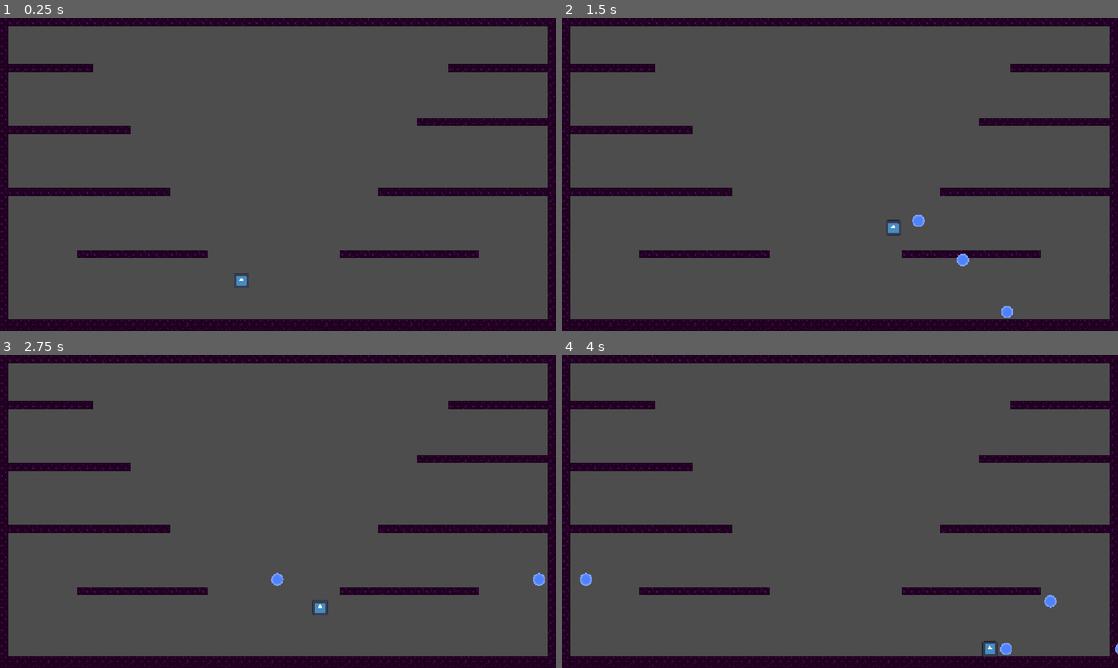
Above: before the commit, frames 1-4 (two rows, left to right).
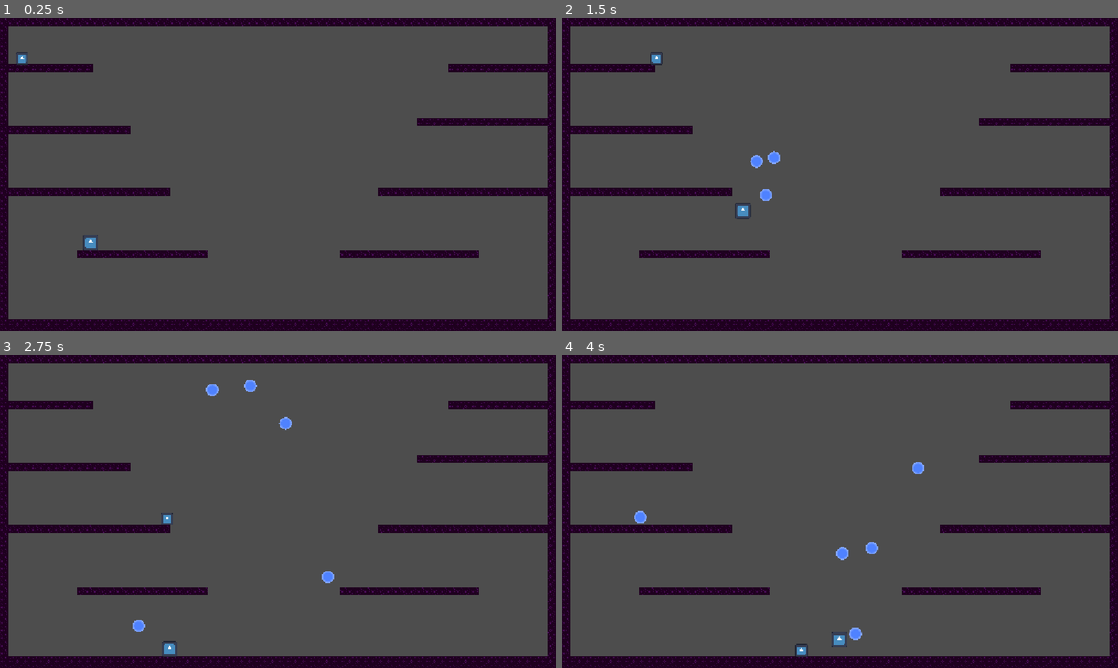
Above: after the commit, the same moments.

Repository: TitaniumTastesGood/Gedi_Practical_Exam
Game: Godot game, scene res://world.tscn
Same seed, same stepped clock (60 frames per second), same inputs: the game is played once before the commit and once after it. The engine's default icon, where the game draws it, is replaced by a stand-in: a white triangle on a blue panel in a dark square.
Inputs:
- Up to frame 1 (0.25 s): no input
- Up to frame 2 (1.5 s): hold X (shoot) 0.53-1.28 s; hold Right (right) from 0.53 s (still down); tap Z (jump) at 0.77 s; tap X (shoot) at 1.35 s
- Up to frame 3 (2.75 s): tap Z (jump) at 1.52 s; release Right (right) at 2.03 s; hold Left (left) from 2.03 s (still down); hold X (shoot) from 2.03 s (still down)
- Up to frame 4 (4 s): release Left (left) at 2.78 s; release X (shoot) at 2.78 s; hold Right (right) from 2.78 s (still down); tap X (shoot) at 2.85 s; tap Z (jump) at 3.02, 3.77 s; hold X (shoot) from 3.53 s (still down)

The runs differ from the first frame. In frame 1, 0.2% of the frame differs, in the area x 2-45%, y 10-87%; in frame 2, 0.6%; in frame 3, 0.7%; in frame 4, 0.8%, in the area x 3-100%, y 34-97%.

Commit message:
murder

Diff:
--- a/gedi-exam/bubble.gd
+++ b/gedi-exam/bubble.gd
@@ -1,6 +1,7 @@
 extends Area2D
 
 var move_dir = Vector2.ZERO
+var has_friction = false
 var shooter
 var damage = 1
 var piercing = false
@@ -10,6 +11,8 @@
 
 func _physics_process(delta):
 	half_life -= delta
+	if has_friction:
+		horizontal_move = horizontal_move * 0.97
 	if half_life <= 0:
 		destroy()
 	position += Vector2(horizontal_move, vertical_move)
--- a/gedi-exam/bubble.tscn
+++ b/gedi-exam/bubble.tscn
@@ -7,6 +7,8 @@
 radius = 13.0
 
 [node name="Bubble" type="Area2D" unique_id=1735500041]
+collision_layer = 3
+collision_mask = 3
 script = ExtResource("1_y2db8")
 
 [node name="Sprite2D" type="Sprite2D" parent="." unique_id=1653341573]
--- a/gedi-exam/creature.gd
+++ b/gedi-exam/creature.gd
@@ -43,7 +43,6 @@
 		die()
 
 func die():
-	get_node("/root/GameManager").check_for_win()
 	get_tree().queue_delete(self)
 
 func _physics_process(_delta):
--- /dev/null
+++ b/gedi-exam/enemy.gd
@@ -0,0 +1,22 @@
+@abstract
+extends "res://creature.gd"
+
+var player
+var deals_contact_damage = true
+var score_value = 100
+
+func _ready():
+	player = $/root/World/JohnBubble
+	super()
+
+func die():
+	super()
+	#get_node("/root/GameManager").gain_score(score_value)
+
+func _on_hitbox_area_entered(area):
+	print(area)
+	if "shooter" in area:
+		if area.shooter == player:
+			take_damage(area.damage)
+			if !area.piercing:
+				area.destroy()
--- a/gedi-exam/john_bubble.tscn
+++ b/gedi-exam/john_bubble.tscn
@@ -16,3 +16,12 @@
 [node name="CollisionShape2D" type="CollisionShape2D" parent="." unique_id=475038489]
 position = Vector2(0, 0.5)
 shape = SubResource("RectangleShape2D_vao7y")
+
+[node name="Hitbox" type="Area2D" parent="." unique_id=1901013953]
+
+[node name="CollisionShape2D" type="CollisionShape2D" parent="Hitbox" unique_id=876641457]
+position = Vector2(0, 0.5)
+shape = SubResource("RectangleShape2D_vao7y")
+
+[connection signal="area_entered" from="Hitbox" to="." method="_on_hitbox_area_entered"]
+[connection signal="body_entered" from="Hitbox" to="." method="_on_hitbox_body_entered"]
--- a/gedi-exam/level_1.tscn
+++ b/gedi-exam/level_1.tscn
@@ -2,6 +2,7 @@
 
 [ext_resource type="Texture2D" uid="uid://bt85cdik5g0gu" path="res://nebula_tiles.png" id="1_hbghi"]
 [ext_resource type="Texture2D" uid="uid://due63t1yaagp1" path="res://icon.svg" id="2_hn12h"]
+[ext_resource type="Script" uid="uid://cbp6dewwl6hfs" path="res://spawner_walker.gd" id="3_hn12h"]
 
 [sub_resource type="TileSetAtlasSource" id="TileSetAtlasSource_ihfcg"]
 texture = ExtResource("1_hbghi")
@@ -122,7 +123,8 @@
 7:7/0 = 0
 
 [sub_resource type="TileSet" id="TileSet_vao7y"]
-physics_layer_0/collision_layer = 1
+physics_layer_0/collision_layer = 15
+physics_layer_0/collision_mask = 15
 sources/0 = SubResource("TileSetAtlasSource_ihfcg")
 sources/1 = SubResource("TileSetAtlasSource_rka8t")
 
@@ -131,3 +133,9 @@
 [node name="TileMapLayer" type="TileMapLayer" parent="." unique_id=1855550463]
 tile_map_data = PackedByteArray("AAAAAAAAAAAAAAAAAAAAAAEAAAAAAAAAAAAAAAIAAAAAAAAAAAAAAAMAAAAAAAAAAAAAAAQAAAAAAAAAAAAAAA …(7568 unchanged characters)…
 tile_set = SubResource("TileSet_vao7y")
+
+[node name="Spawners" type="Node2D" parent="." unique_id=1081491026]
+
+[node name="Enemy_Spawner_1" type="Node2D" parent="Spawners" unique_id=1387100134]
+position = Vector2(32, 86)
+script = ExtResource("3_hn12h")
--- a/gedi-exam/player.gd
+++ b/gedi-exam/player.gd
@@ -7,7 +7,7 @@
 var dead = false
 
 func _ready():
-	max_hp = 24
+	max_hp = 1
 	facing_direction = Vector2.RIGHT
 	super()
 
@@ -27,6 +27,8 @@
 	bullet.position = self.position + (facing_direction * 30)
 	bullet.move_dir = facing_direction
 	bullet.horizontal_move = facing_direction.x * 7
+	bullet.vertical_move = -3
+	bullet.has_friction = true
 	bullet.half_life = 60
 	bullet.shooter = self
 	get_parent().add_child(bullet)
@@ -73,4 +75,4 @@
 		return
 	if "deals_contact_damage" in body:
 		if body.deals_contact_damage:
-			take_damage(body.damage)
+			take_damage(1)
--- /dev/null
+++ b/gedi-exam/spawner.gd
@@ -0,0 +1,12 @@
+@abstract
+extends Node
+
+var spawns
+var spawned
+
+func spawn():
+	if spawned == null:
+		var guy = spawns.instantiate()
+		guy.position = self.position
+		spawned = guy
+		$/root/World.add_child.call_deferred(guy)
--- /dev/null
+++ b/gedi-exam/spawner_ghost.gd
@@ -0,0 +1,5 @@
+extends "res://spawner.gd"
+
+func _ready():
+	spawns = load("res://ghost_enemy.tscn")
+	spawn()
--- /dev/null
+++ b/gedi-exam/spawner_walker.gd
@@ -0,0 +1,5 @@
+extends "res://spawner.gd"
+
+func _ready():
+	spawns = load("res://walker_enemy.tscn")
+	spawn()
--- /dev/null
+++ b/gedi-exam/walker_enemy.gd
@@ -0,0 +1,15 @@
+extends "res://enemy.gd"
+
+const SPEED = 120
+
+func _ready():
+	max_hp = 1
+	auto_turnaround = true
+	super()
+
+func _physics_process(_delta):
+	super(_delta)
+	if facing_direction == Vector2.RIGHT:
+		horizontal_speed = SPEED
+	elif facing_direction == Vector2.LEFT:
+		horizontal_speed = 0-SPEED
--- /dev/null
+++ b/gedi-exam/walker_enemy.tscn
@@ -0,0 +1,28 @@
+[gd_scene format=3 uid="uid://b25rb46flnapw"]
+
+[ext_resource type="Script" uid="uid://co3gkijgdldqq" path="res://walker_enemy.gd" id="1_ldb6h"]
+[ext_resource type="Texture2D" uid="uid://due63t1yaagp1" path="res://icon.svg" id="2_lwh3n"]
+
+[sub_resource type="RectangleShape2D" id="RectangleShape2D_vao7y"]
+size = Vector2(20, 22)
+
+[node name="Walker_Enemy" type="CharacterBody2D" unique_id=936563086]
+collision_layer = 2
+collision_mask = 2
+script = ExtResource("1_ldb6h")
+
+[node name="Sprite2D" type="Sprite2D" parent="." unique_id=1101558093]
+scale = Vector2(0.2, 0.2)
+texture = ExtResource("2_lwh3n")
+
+[node name="CollisionShape2D" type="CollisionShape2D" parent="." unique_id=2027826726]
+position = Vector2(0, 1)
+shape = SubResource("RectangleShape2D_vao7y")
+
+[node name="Hitbox" type="Area2D" parent="." unique_id=1859208122]
+
+[node name="CollisionShape2D" type="CollisionShape2D" parent="Hitbox" unique_id=2012569823]
+position = Vector2(0, 1)
+shape = SubResource("RectangleShape2D_vao7y")
+
+[connection signal="area_entered" from="Hitbox" to="." method="_on_hitbox_area_entered"]
--- a/gedi-exam/world.gd
+++ b/gedi-exam/world.gd
@@ -2,7 +2,7 @@
 
 func _ready():
 	var player = load("res://john_bubble.tscn").instantiate()
-	player.position = Vector2(500, 500)
+	player.position = Vector2(188, 464)
 	add_child(player)
 
 
Not shown, added: gedi-exam/enemy.gd.uid
Not shown, added: gedi-exam/spawner.gd.uid
Not shown, added: gedi-exam/spawner_ghost.gd.uid
Not shown, added: gedi-exam/spawner_walker.gd.uid
Not shown, added: gedi-exam/walker_enemy.gd.uid
